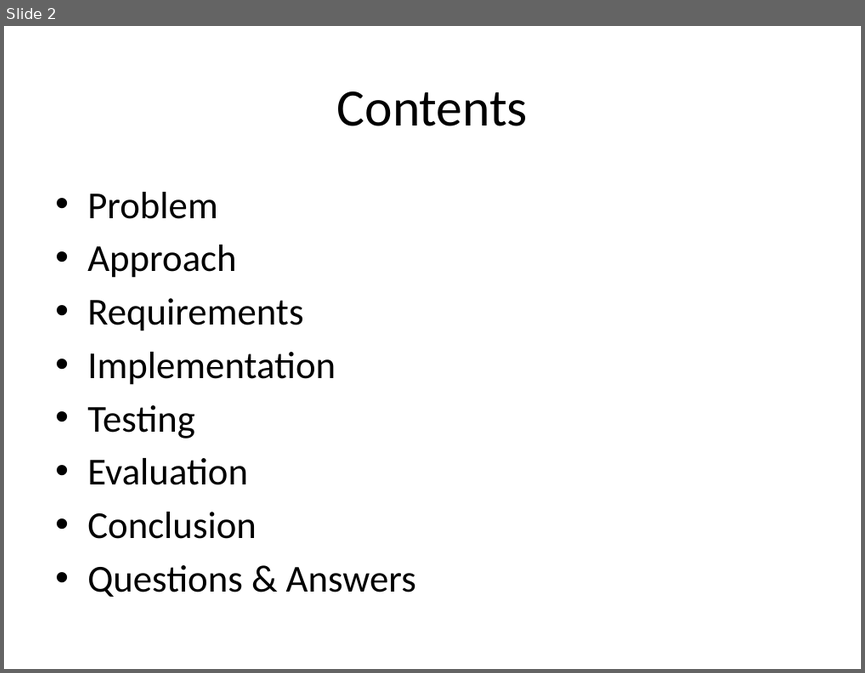
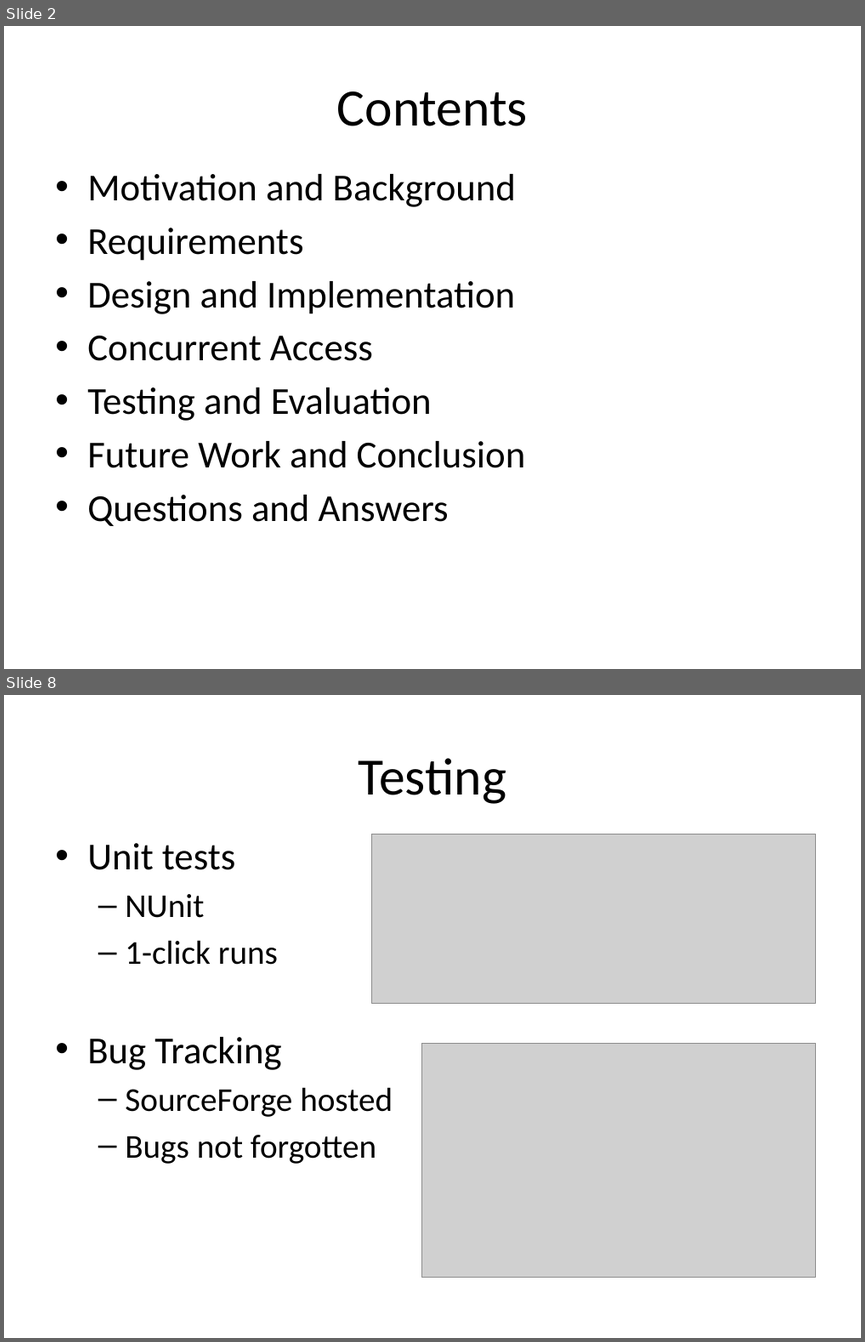
Before and after one commit to johnnyfoe/bibman, a slide deck: Documents/Presentation/Presentation.pptx. Shown one above the other, each under a label of ours: slide 2 before the commit, slides 2 and 8 after it; the slides between them are not shown. The pictures are 865x673 and 865x1342 pixels, drawn with LibreOffice and Linux fonts; fonts in the diff are those of the drawing; grey boxes stand for pictures; background and template pictures are left out. Boxes give left, top, right and bottom in pixels: in the first picture for what was removed or moved away, otherwise in the second. Text is boxed around its words. In the diff, an @@ line names an element or a change of style, - is before the commit and + after.

```diff
--- a/Documents/Presentation/Presentation.pptx
+++ b/Documents/Presentation/Presentation.pptx
@@ slide 8 added at bbox=[4, 695, 861, 1338], background picture (left out) @@
@@ title added at bbox=[358, 758, 506, 804], 44 pt, text #000000 @@
+Testing
@@ text added at bbox=[87, 843, 392, 1163], 28 pt, text #000000 @@
+• Unit tests
+  – NUnit
+  – 1-click runs
+• Bug Tracking
+  – SourceForge hosted
+  – Bugs not forgotten
@@ picture added at bbox=[371, 834, 816, 1003] @@
@@ picture added at bbox=[421, 1043, 816, 1276] @@
@@ slide 2 changed as well @@
@@ text "Motivation and Background": place and size @@
-text "Motivation and Background" at bbox=[87, 192, 416, 596]
+text "Motivation and Background" at bbox=[87, 174, 526, 526]
@@ text at bbox=[87, 174, 516, 207]: text changed @@
-• Problem
-• Approach
+• Motivation and Background
@@ text at bbox=[87, 281, 526, 526]: text changed @@
-• Implementation
-• Testing
-• Evaluation
-• Conclusion
-• Questions & Answers
+• Design and Implementation
+• Concurrent Access
+• Testing and Evaluation
+• Future Work and Conclusion
+• Questions and Answers
```
Also in this commit, not shown: 1 other slide changed, 10 other slides added.
